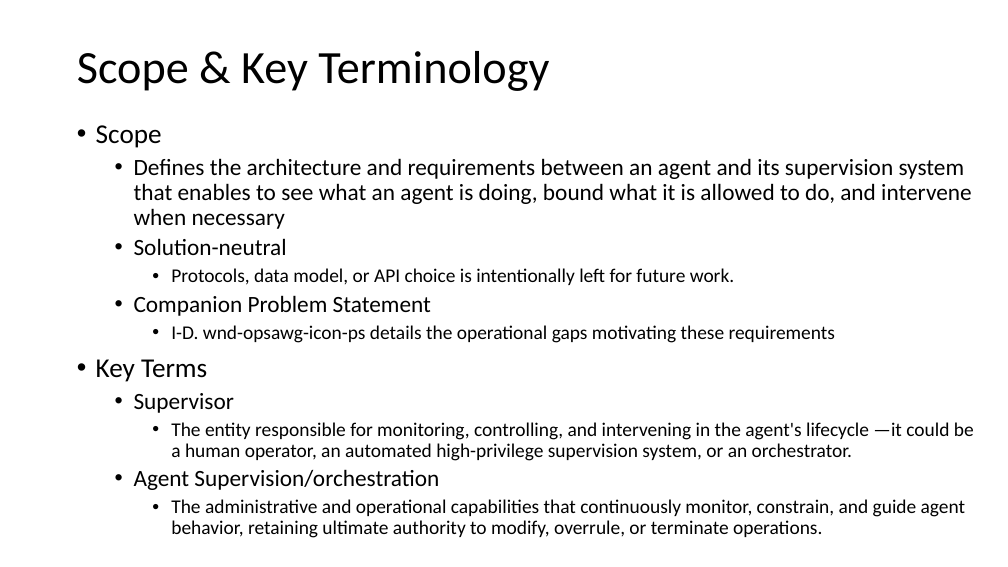
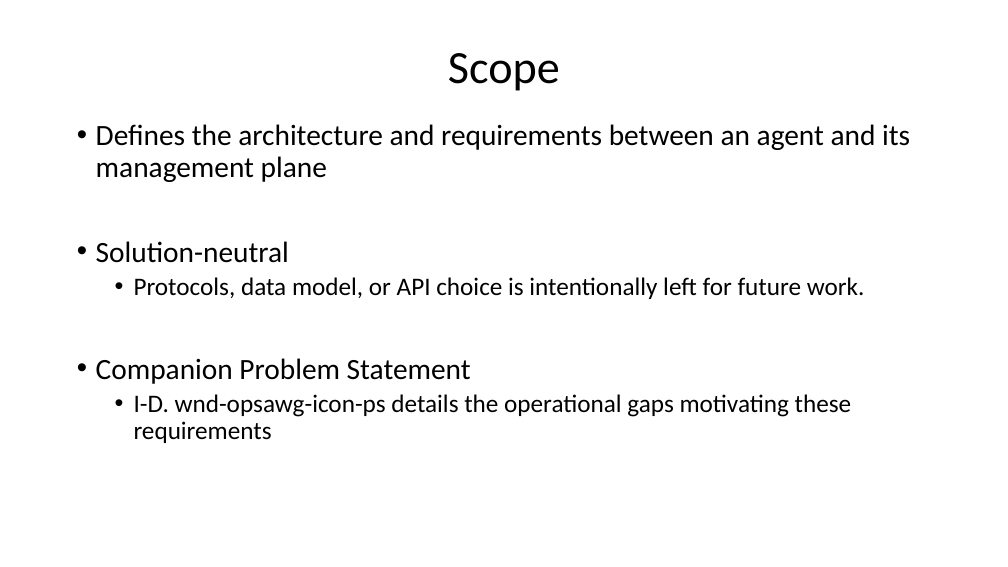
Before and after one commit to QiufangMa/AgentImpact2YANG, a slide deck: slide 2 of Side Meetings/ICON-requirements.pptx. Drawn at 1008x567 pixels with LibreOffice and Linux fonts; fonts in the diff are those of the drawing. Boxes give left, top, right and bottom in pixels: in the first picture for what was removed or moved away, otherwise in the second. Text is boxed around its words. In the diff, an @@ line names an element or a change of style, - is before the commit and + after.

```diff
--- a/Side Meetings/ICON-requirements.pptx
+++ b/Side Meetings/ICON-requirements.pptx
@@ title at box(448, 53, 560, 91): text changed @@
-Scope & Key Terminology
+Scope
@@ text at box(96, 124, 910, 182): text changed; size 22.2 to 28 pt @@
-• Scope
-  • Defines the architecture and requirements between an agent and its supervision system that enables to see what an agent is doing, bound what it is allowed to do, and intervene when necessary
+• Defines the architecture and requirements between an agent and its management plane
@@ text at box(96, 241, 865, 443): size 22.2 to 28 pt in "Solution-neutral", "Companion Problem Statement"; size 18.5 to 24 pt in "Protocols, data model, or API choice is ...", "I-D. wnd-opsawg-icon-ps details the operational gaps motivat ..."; list level 2 to 1 in "Solution-neutral"; list level 3 to 2 in "Protocols, data model, or API ..."; list level 2 to 1 in "Companion Problem Statement"; list level 3 to 2 in "I-D. wnd-opsawg-icon-ps details the operational ..." @@
@@ text at box(96, 359, 974, 538): paragraphs removed @@
-• Key Terms
-  • Supervisor
-    • The entity responsible for monitoring, controlling, and intervening in the agent's lifecycle —it could be a human operator, an automated high-privilege supervision system, or an orchestrator.
-  • Agent Supervision/orchestration
-    • The administrative and operational capabilities that continuously monitor, constrain, and guide agent behavior, retaining ultimate authority to modify, overrule, or terminate operations.
```
Also in this commit, not shown: 5 other slides changed, 1 other file.
